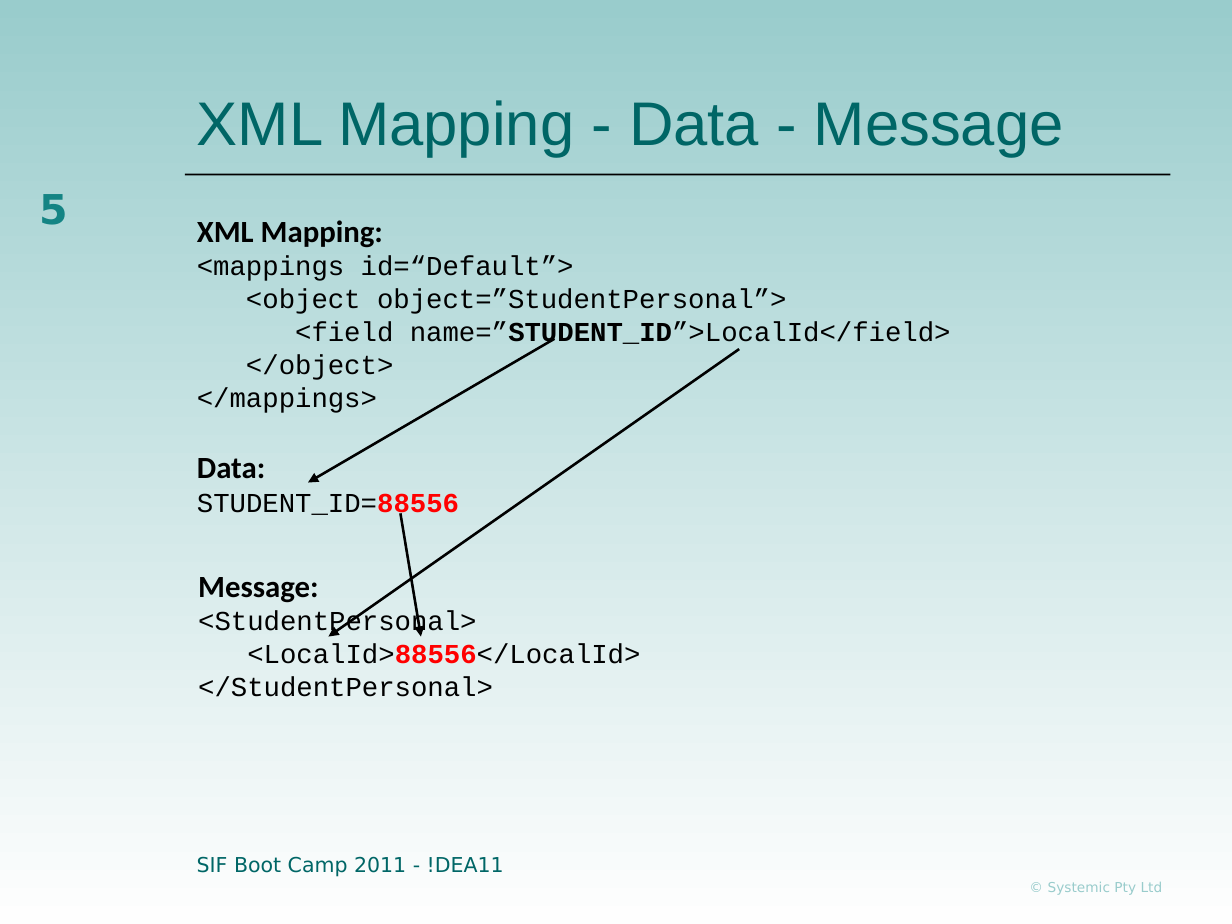
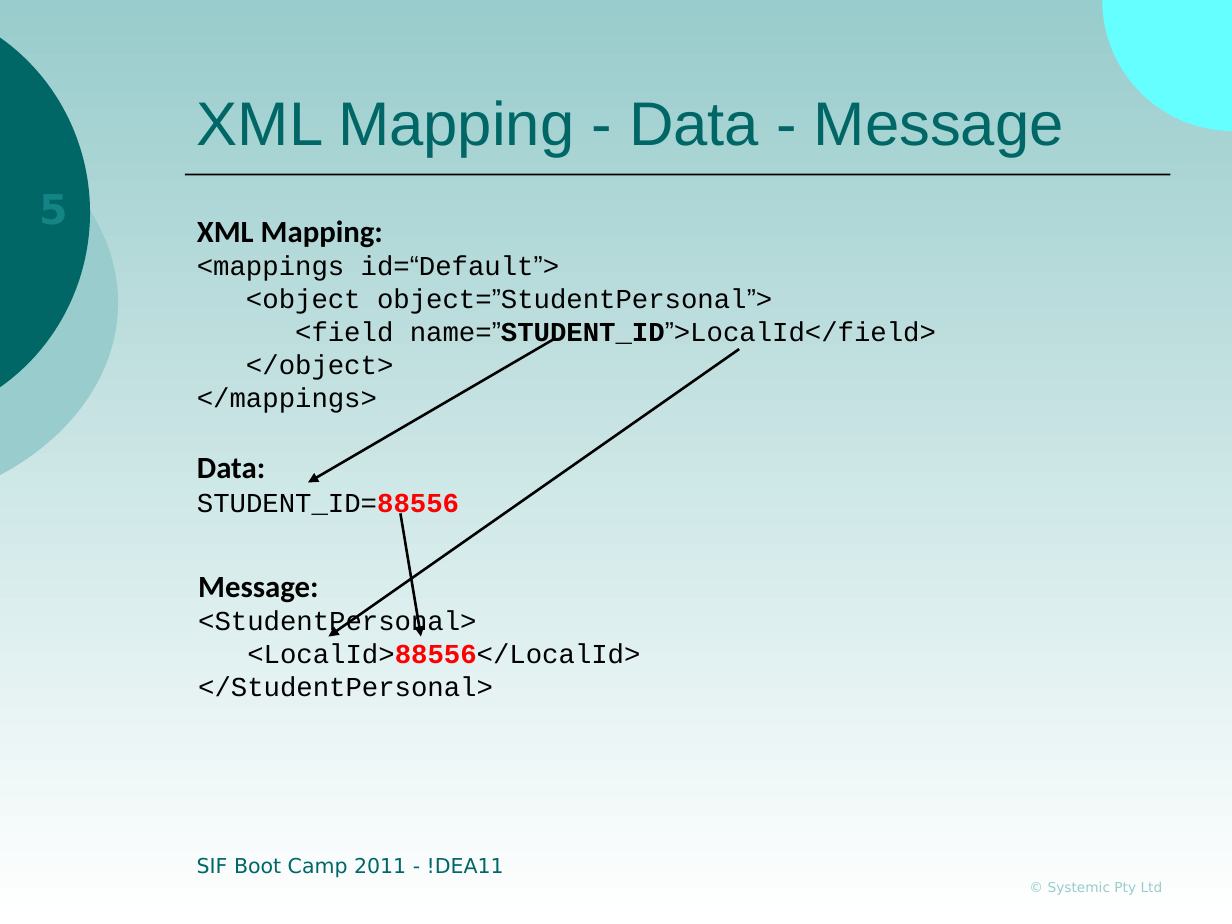
Before and after one commit to nsip/SifBootCamp-dotNet, a slide deck: slide 5 of Documentation/Presentations/06-ADK Mapping.ppt. Drawn at 1232x924 pixels with LibreOffice and Linux fonts; fonts in the diff are those of the drawing; background and template pictures are left out. Boxes give left, top, right and bottom in pixels: in the first picture for what was removed or moved away, otherwise in the second. Text is boxed around its words. In the diff, an @@ line names an element or a change of style, - is before the commit and + after.

```diff
--- a/Documentation/Presentations/06-ADK Mapping.ppt
+++ b/Documentation/Presentations/06-ADK Mapping.ppt
@@ background gradient #99CCCC to #FEFEFE to gradient #99CCCC to #FFFFFF @@
@@ outline redrawn in 3 elements at bbox=[1103, 0, 1232, 132], bbox=[0, 92, 118, 514], bbox=[0, 0, 90, 425] @@
@@ page number rewrapped from bbox=[39, 194, 68, 225] to bbox=[4, 181, 80, 239] @@
@@ text at bbox=[197, 256, 936, 349]: font Courier New to Arial in "id=“Default”>", "object=”StudentPersonal”> name=”STUDENT_ID”>LocalId</field>" @@
```
Also in this commit, not shown: 17 other slides changed, 1 other file.
